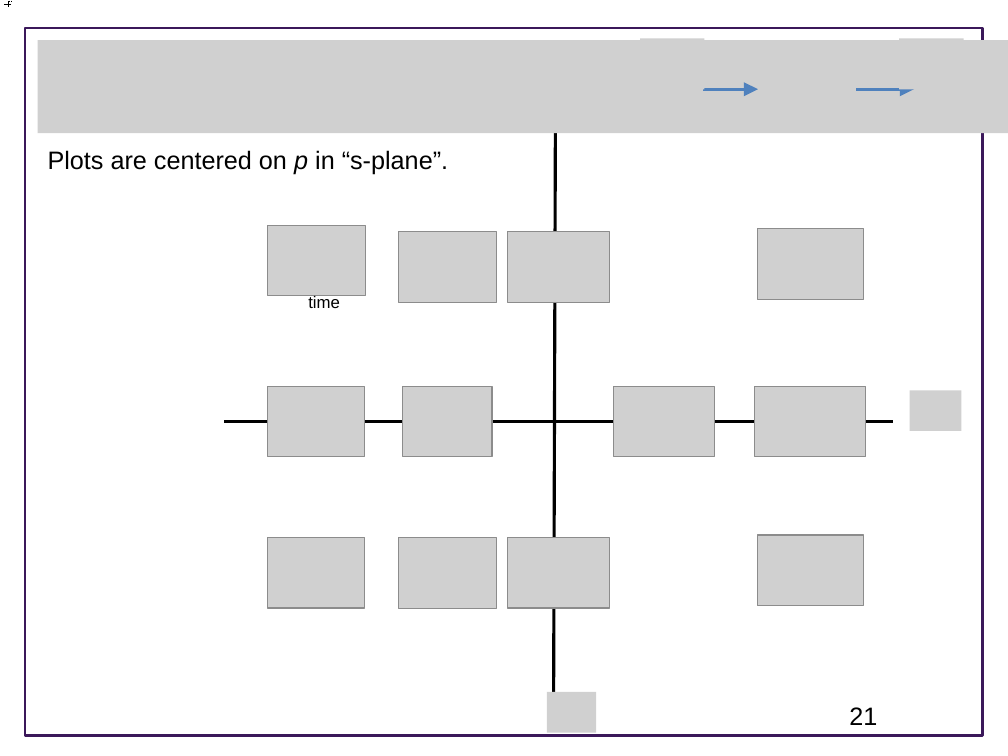
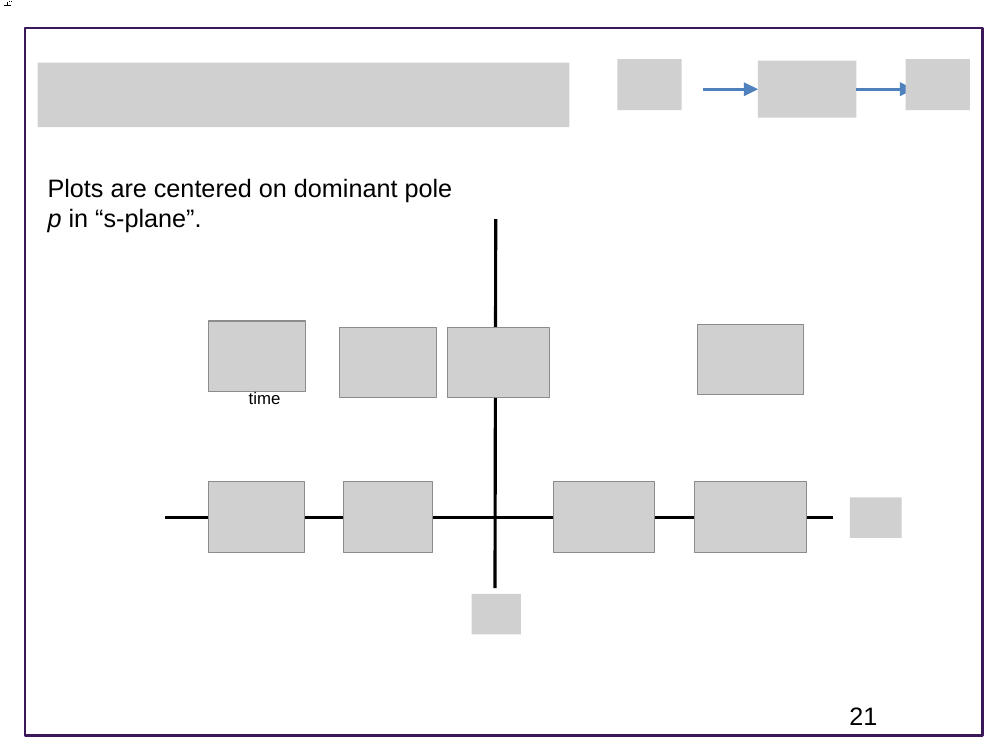
Before and after one commit to joseph-hellerstein/advanced-controls-lectures, a slide deck: slide 21 of lectures/lecture_09-linear_time_invariant_systems/linear_time_invariant_systems.pptx. Drawn at 1008x756 pixels with LibreOffice and Linux fonts; fonts in the diff are those of the drawing; grey boxes stand for pictures; background and template pictures are left out. Boxes give left, top, right and bottom in pixels: in the first picture for what was removed or moved away, otherwise in the second. Text is boxed around its words. In the diff, an @@ line names an element or a change of style, - is before the commit and + after.

Commit message:
Add lectures and images

```diff
--- a/lectures/lecture_09-linear_time_invariant_systems/linear_time_invariant_systems.pptx
+++ b/lectures/lecture_09-linear_time_invariant_systems/linear_time_invariant_systems.pptx
@@ picture: place and size @@
-picture at (640,38,705,89)
+picture at (617,59,681,110)
@@ picture: place and size @@
-picture at (899,38,964,89)
+picture at (905,59,970,110)
@@ picture: place and size @@
-picture at (37,40,1008,133)
+picture at (37,62,570,127)
@@ text at (48,178,453,233): text changed @@
-Plots are centered on p in “s-plane”.
+Plots are centered on dominant pole
+p in “s-plane”.
@@ line moved from (555, 123) - (553, 728) to (496, 219) - (495, 588) @@
@@ 8 pictures, 5 ellipses, 1 text, 1 line: place and size @@
-8 pictures, 5 ellipses, 1 text, 1 line at (224,226,893,457)
+8 pictures, 5 ellipses, 1 text, 1 line at (164,321,833,552)
@@ picture removed at (909,390,961,430) @@
@@ picture added at (850,497,901,537) @@
@@ picture removed at (267,537,365,608) @@
@@ picture removed at (399,538,497,609) @@
@@ picture removed at (507,537,609,608) @@
@@ picture removed at (757,535,863,606) @@
@@ ellipse removed at (298,550,319,571) @@
@@ ellipse removed at (544,550,564,571) @@
@@ ellipse removed at (788,550,808,571) @@
@@ picture added at (472,594,521,634) @@
@@ picture removed at (547,691,597,732) @@
```
Also in this commit, not shown: 3 other slides changed, 7 other files.
